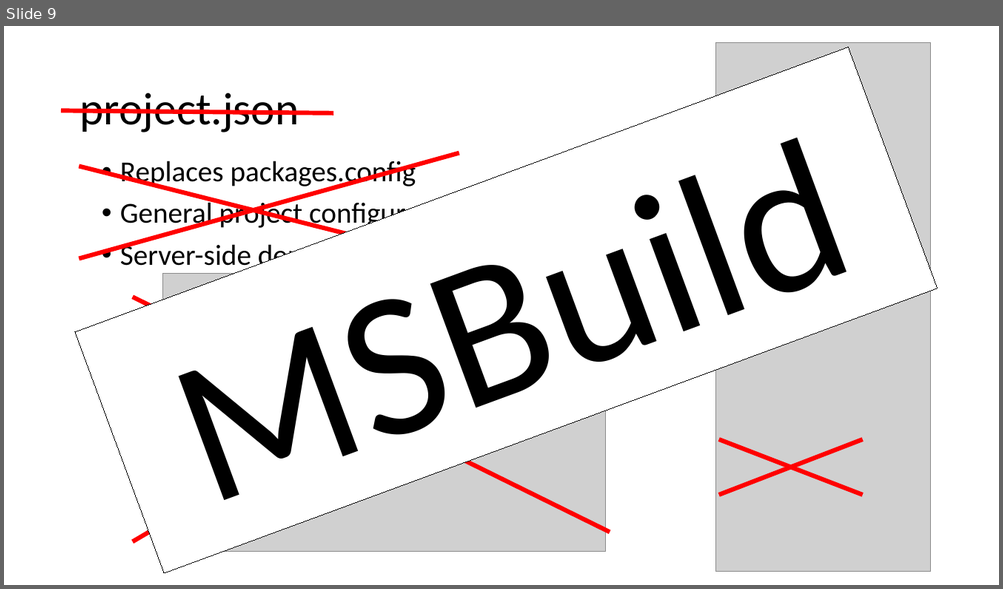
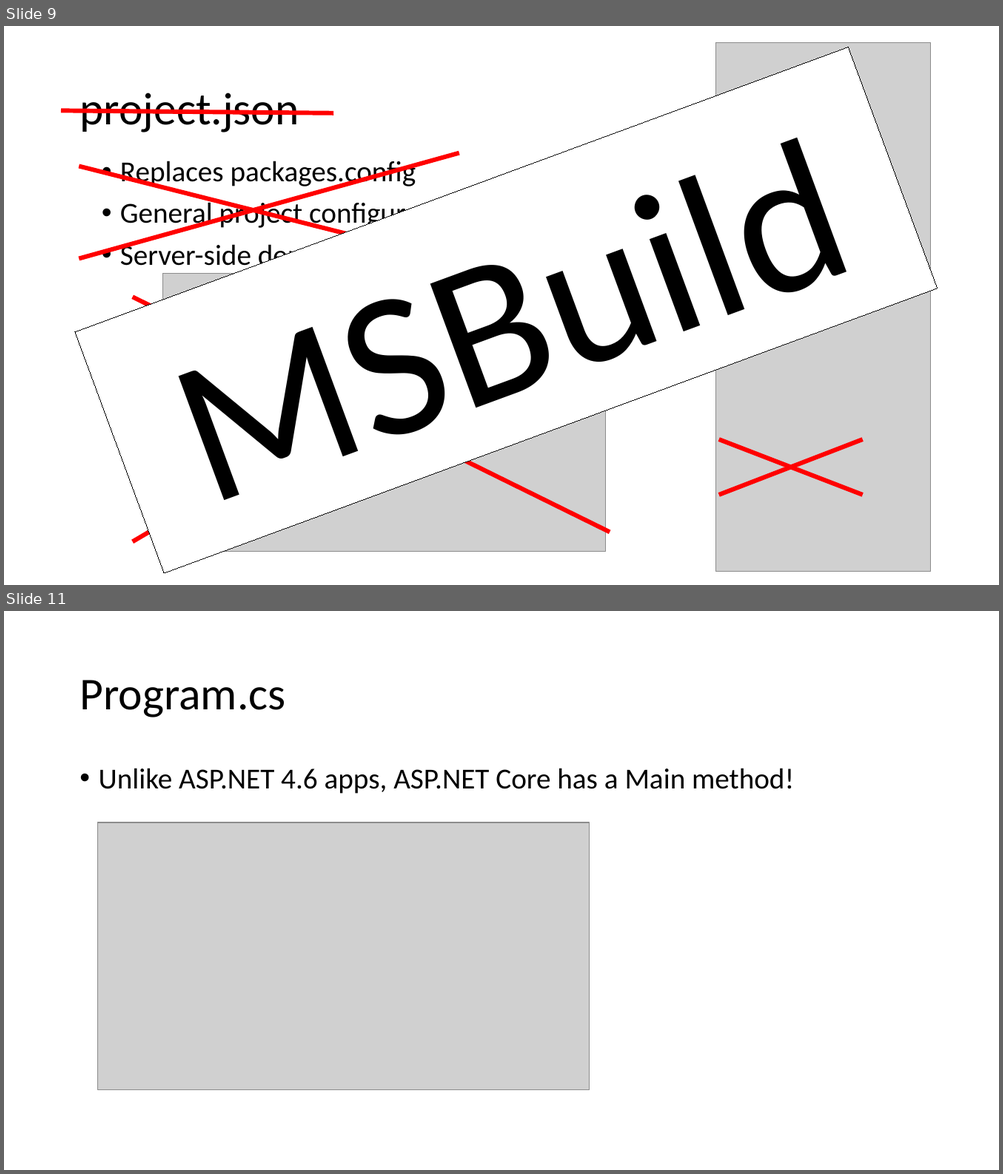
Before and after one commit to schneidenbach/Angular2-AspNetCore-TypeScript-Workshop, a slide deck: slides/7 - ASP.NET Core.pptx. Shown one above the other, each under a label of ours: slide 9 before the commit, slides 9 and 11 after it; the slides between them are not shown. The pictures are 1003x589 and 1003x1174 pixels, drawn with LibreOffice and Linux fonts; fonts in the diff are those of the drawing; grey boxes stand for pictures. Boxes give left, top, right and bottom in pixels: in the first picture for what was removed or moved away, otherwise in the second. Text is boxed around its words. In the diff, an @@ line names an element or a change of style, - is before the commit and + after.

Commit message:
asp.net core slides

```diff
--- a/slides/7 - ASP.NET Core.pptx
+++ b/slides/7 - ASP.NET Core.pptx
@@ slide 11 added at <box>4,611,999,1170</box>, background #FFFFFF @@
@@ title added at <box>79,680,285,718</box>, 44 pt, text #000000 @@
+Program.cs
@@ text added at <box>99,768,794,794</box>, 28 pt, text #000000 @@
+• Unlike ASP.NET 4.6 apps, ASP.NET Core has a Main method!
@@ picture added at <box>97,823,589,1090</box> @@
```
Also in this commit, not shown: 3 other slides added, 4 slides removed, 1 other file.
